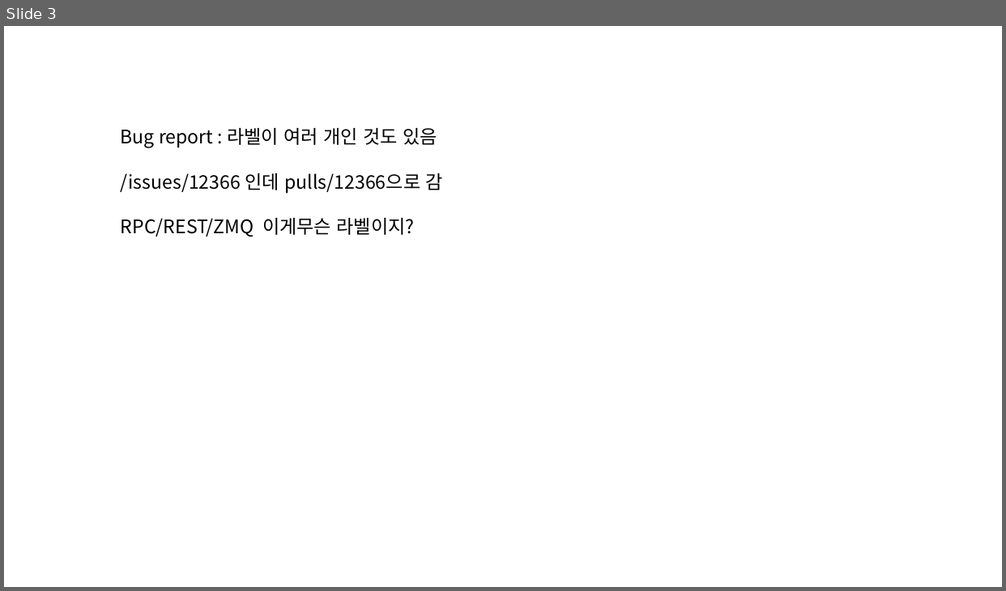
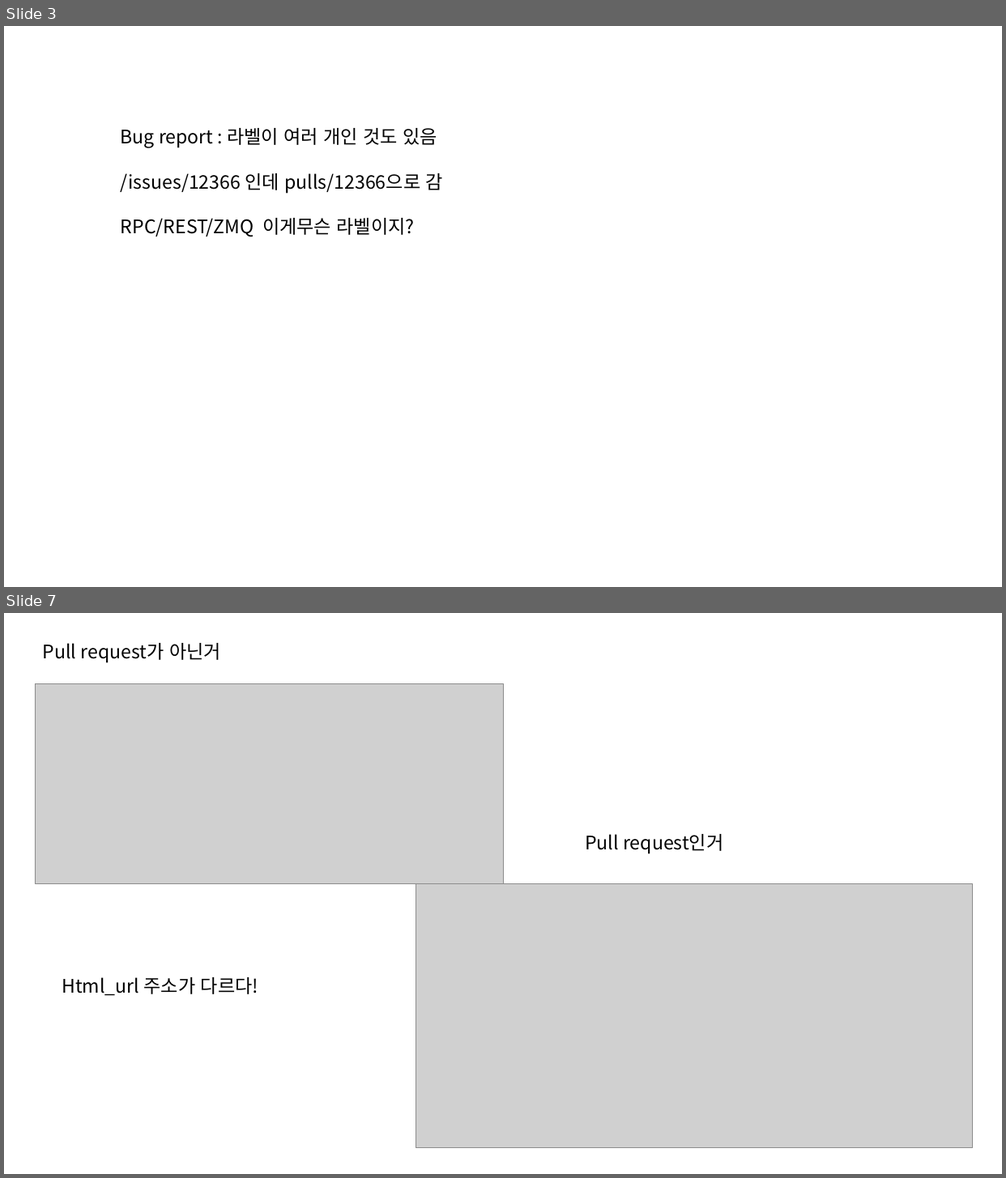
Before and after one commit to Agnes-Kim/finderror, a slide deck: 계획.pptx. Shown one above the other, each under a label of ours: slide 3 before the commit, slides 3 and 7 after it; the slides between them are not shown. The pictures are 1006x591 and 1006x1178 pixels, drawn with LibreOffice and Linux fonts; fonts in the diff are those of the drawing; grey boxes stand for pictures. Boxes give left, top, right and bottom in pixels: in the first picture for what was removed or moved away, otherwise in the second. Text is boxed around its words. In the diff, an @@ line names an element or a change of style, - is before the commit and + after.

```diff
--- a/계획.pptx
+++ b/계획.pptx
@@ slide 7 added at (4,613,1002,1174), background #FFFFFF @@
@@ text added at (43,643,221,662), 18 pt, text #000000 @@
+Pull request가 아닌거
@@ picture added at (36,684,503,884) @@
@@ text added at (585,834,723,854), 18 pt, text #000000 @@
+Pull request인거
@@ picture added at (415,884,972,1148) @@
@@ text added at (62,977,258,996), 18 pt, text #000000 @@
+Html_url 주소가 다르다!
```
Also in this commit, not shown: 1 slide changed, 6 other slides added.
